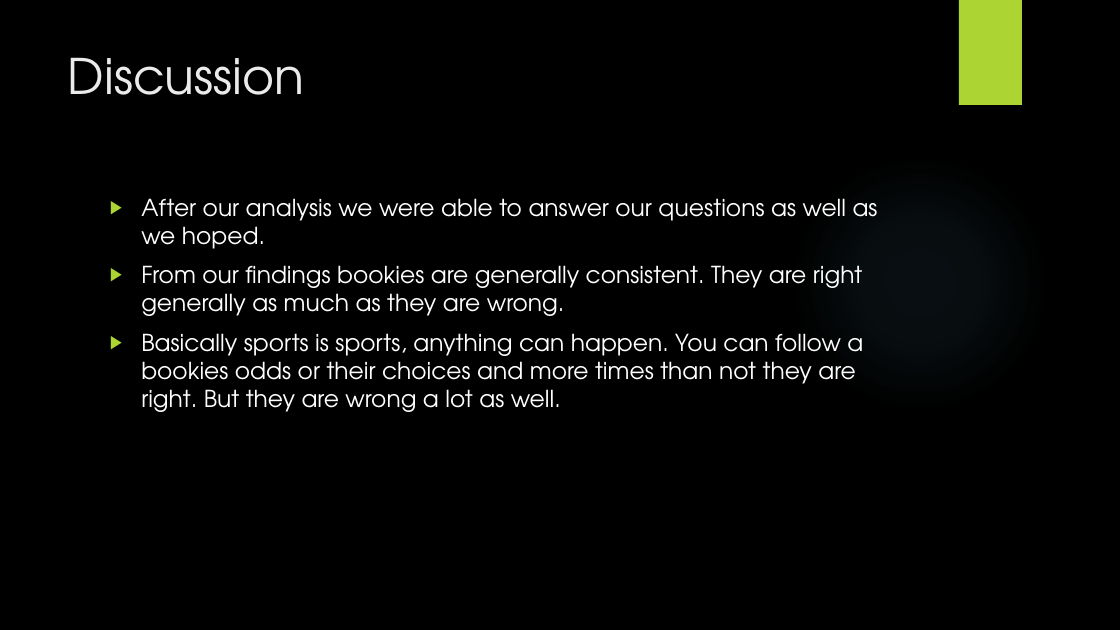
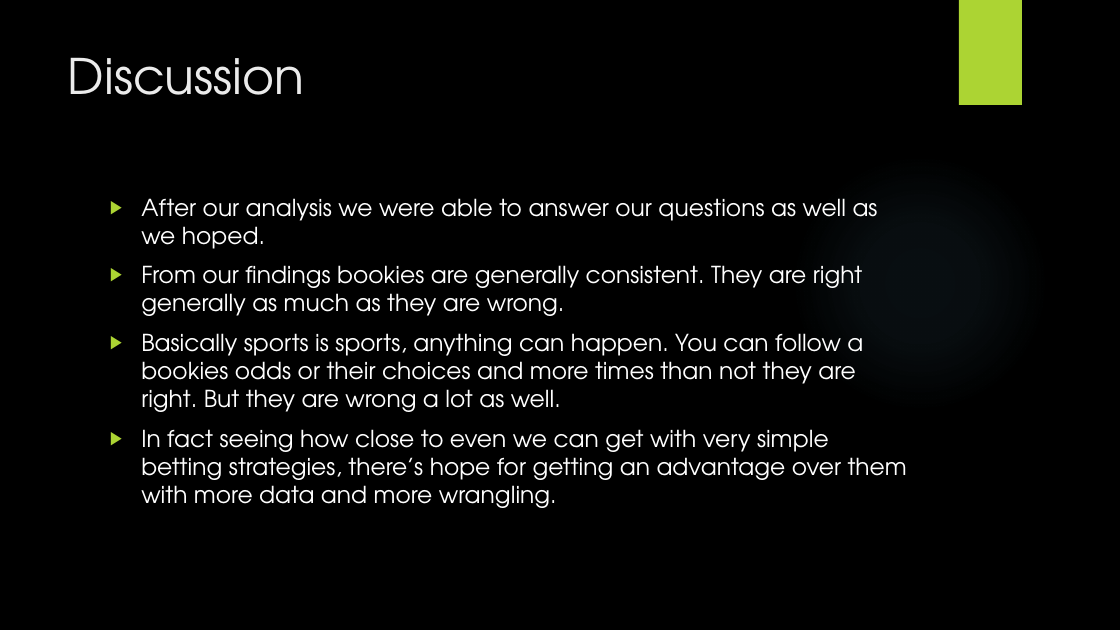
Before and after one commit to samerarbaji/project1, a slide deck: slide 13 of Cleansing/Project1/Sports Betting.pptx. Drawn at 1120x630 pixels with LibreOffice and Linux fonts; fonts in the diff are those of the drawing; background and template pictures are left out. Boxes give left, top, right and bottom in pixels: in the first picture for what was removed or moved away, otherwise in the second. Text is boxed around its words. In the diff, an @@ line names an element or a change of style, - is before the commit and + after.

```diff
--- a/Cleansing/Project1/Sports Betting.pptx
+++ b/Cleansing/Project1/Sports Betting.pptx
@@ text at (141,429,907,508): paragraph added @@
+▶ In fact seeing how close to even we can get with very simple betting strategies, there’s hope for getting an advantage over them with more data and more wrangling.
```
Also in this commit, not shown: 2 other slides changed, 2 other files.
